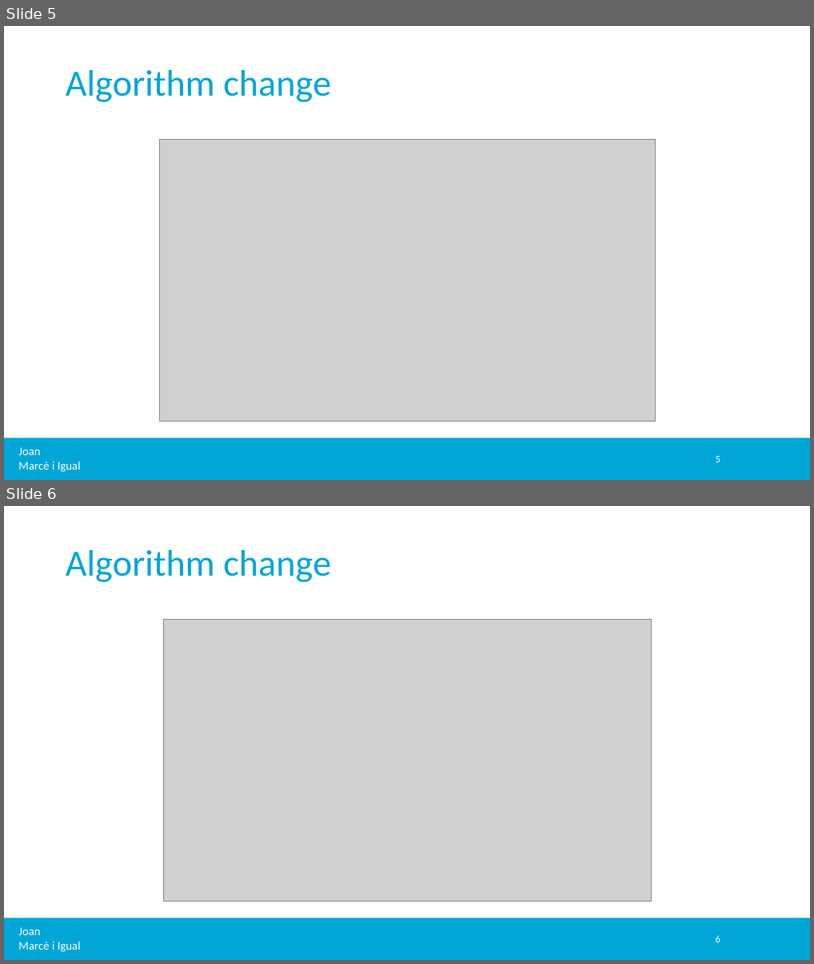
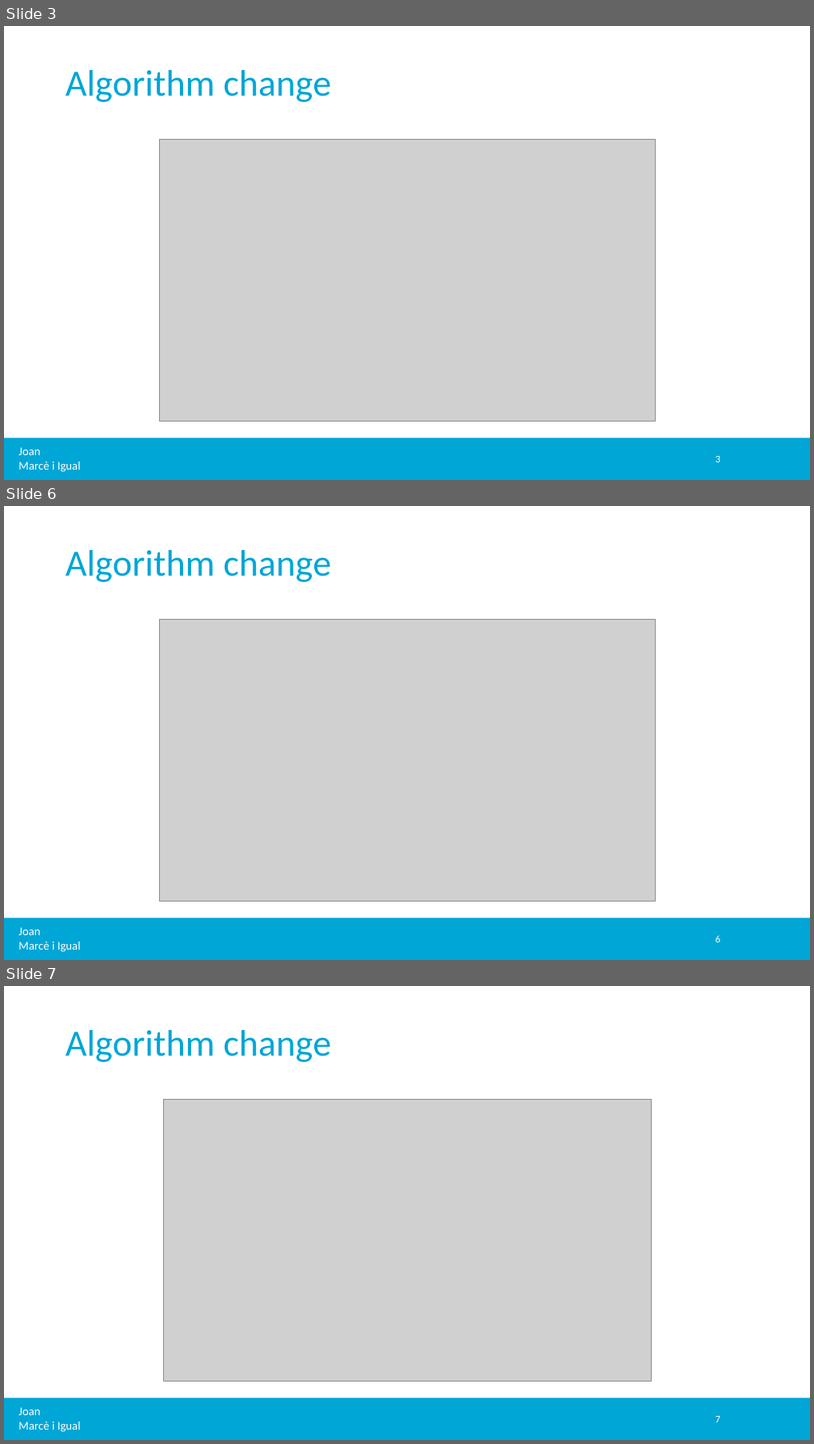
Before and after one commit to jmigual/APATeoria, a slide deck: Notes/TFM_presentations/2020_03_09/2020_03_09.pptx. Shown one above the other, each under a label of ours: slides 5 and 6 before the commit, slides 3, 6 and 7 after it; the slides between them are not shown. The pictures are 814x964 and 814x1444 pixels, drawn with LibreOffice and Linux fonts; fonts in the diff are those of the drawing; grey boxes stand for pictures; background and template pictures are left out. Boxes give left, top, right and bottom in pixels: in the first picture for what was removed or moved away, otherwise in the second. Text is boxed around its words. In the diff, an @@ line names an element or a change of style, - is before the commit and + after.

Commit message:
Added some more slides

```diff
--- a/Notes/TFM_presentations/2020_03_09/2020_03_09.pptx
+++ b/Notes/TFM_presentations/2020_03_09/2020_03_09.pptx
@@ slide 6 added at bbox=[4, 506, 810, 960], background #FFFFFF; not listed: 2 template elements that a slide beside it also shows @@
@@ title added at bbox=[66, 550, 331, 582], 44 pt, text #00A6D6 @@
+Algorithm change
@@ picture added at bbox=[159, 619, 655, 901] @@
@@ page number added at bbox=[716, 935, 721, 942], 12 pt, text #FFFFFF @@
+6
@@ what was slide 5 is now slide 3 @@
@@ page number at bbox=[716, 456, 721, 462]: text changed @@
-5
+3
@@ what was slide 6 is now slide 7 @@
@@ page number at bbox=[716, 1416, 721, 1422]: text changed @@
-6
+7
```
Also in this commit, not shown: 2 slides changed.
